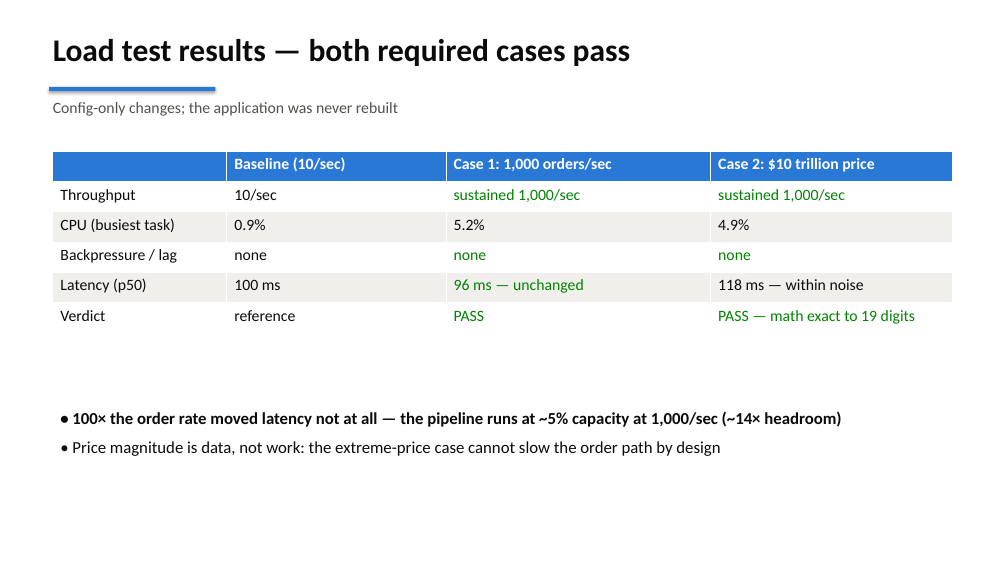
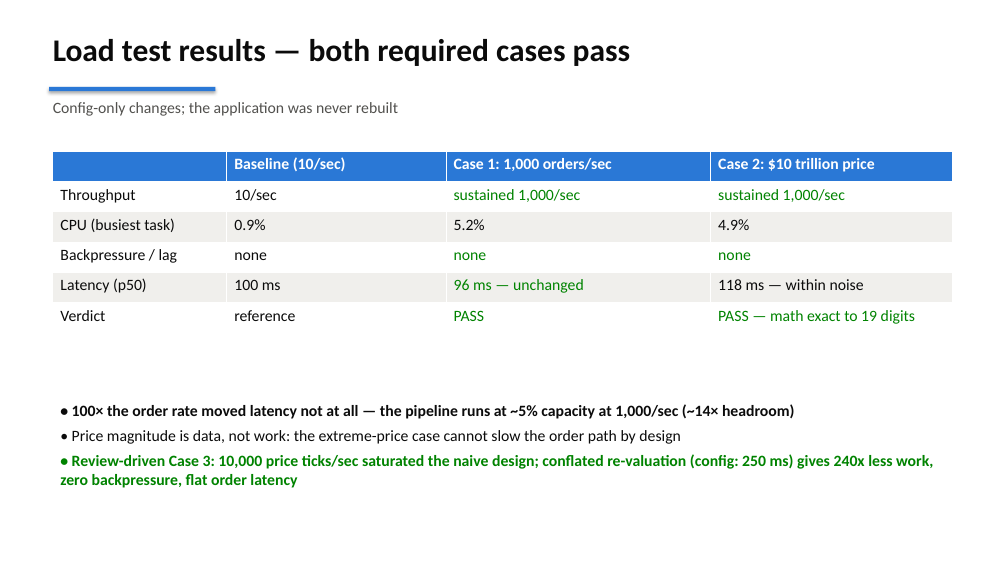
Before and after one commit to jimzucker/flink-fable5, a slide deck: slide 6 of docs/flink-demo-exec-briefing.pptx. Drawn at 1008x567 pixels with LibreOffice and Linux fonts; fonts in the diff are those of the drawing. Boxes give left, top, right and bottom in pixels: in the first picture for what was removed or moved away, otherwise in the second. Text is boxed around its words. In the diff, an @@ line names an element or a change of style, - is before the commit and + after.

```diff
--- a/docs/flink-demo-exec-briefing.pptx
+++ b/docs/flink-demo-exec-briefing.pptx
@@ text "• 100× the order rate ...": place and size @@
-text "• 100× the order rate ..." at bbox=[72, 411, 841, 456]
+text "• 100× the order rate ..." at bbox=[60, 404, 933, 488]
@@ text at bbox=[72, 404, 795, 444]: size 16 to 15 pt in "• 100× the order rate moved latency ...", "• Price magnitude is data, not work: ..."; less space between paragraphs @@
@@ text at bbox=[60, 454, 933, 488]: paragraph added @@
+• Review-driven Case 3: 10,000 price ticks/sec saturated the naive design; conflated re-valuation (config: 250 ms) gives 240x less work, zero backpressure, flat order latency
```
Also in this commit, not shown: 3 other slides changed, 2 other files.
